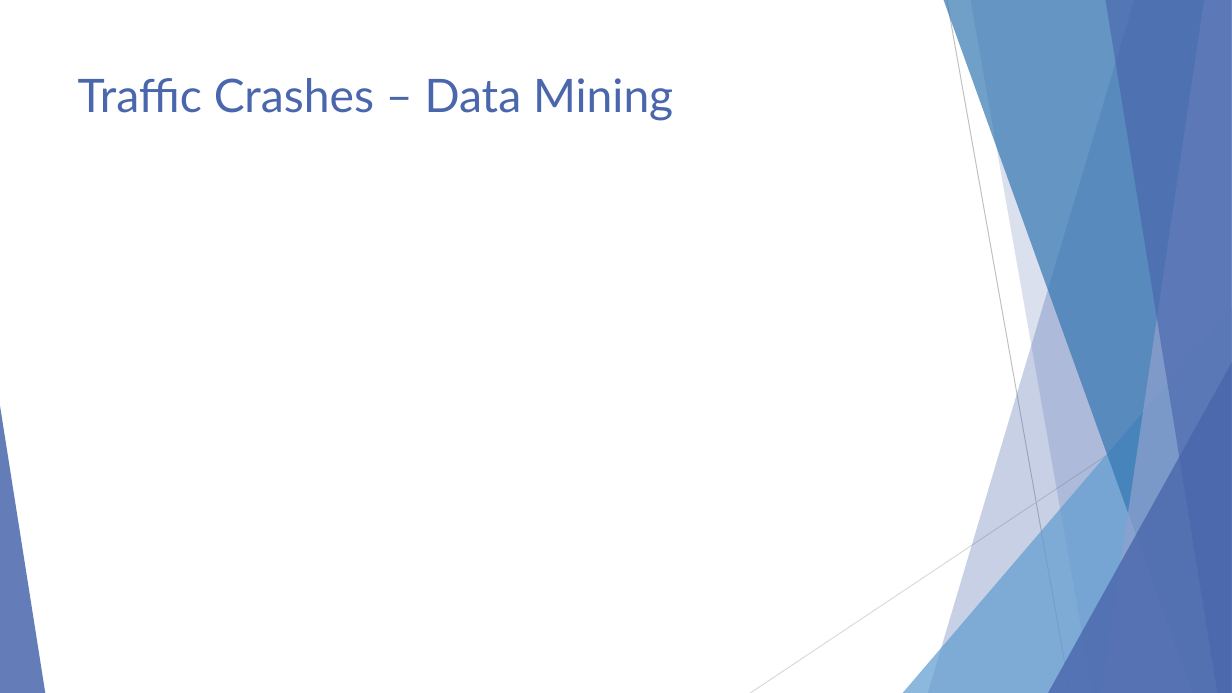
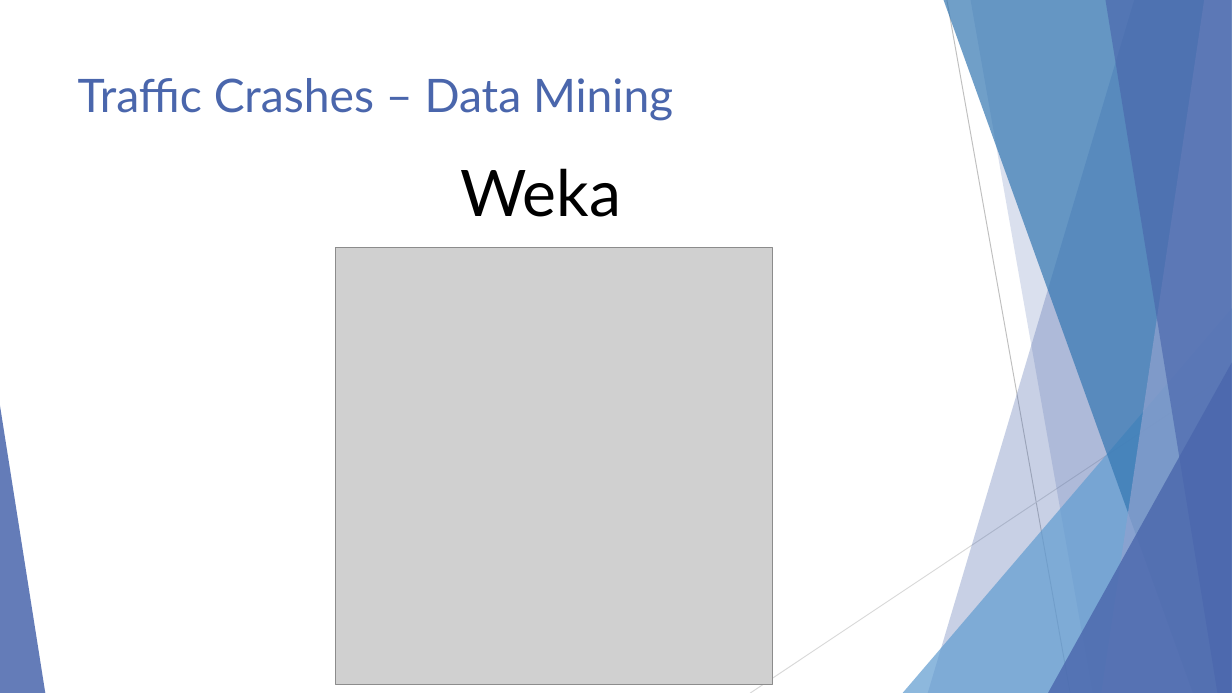
Before and after one commit to ndarwich/Crash-Analysis, a slide deck: slide 30 of Slides/An Investigation.pptx (slide 23 before the commit). Drawn at 1232x693 pixels with LibreOffice and Linux fonts; fonts in the diff are those of the drawing; grey boxes stand for pictures. Boxes give left, top, right and bottom in pixels: in the first picture for what was removed or moved away, otherwise in the second. Text is boxed around its words. In the diff, an @@ line names an element or a change of style, - is before the commit and + after.

```diff
--- a/Slides/An Investigation.pptx
+++ b/Slides/An Investigation.pptx
@@ text added at (460,168,621,217), 50 pt, text #000000 @@
+Weka
@@ picture added at (335,248,773,685) @@
```
Also in this commit, not shown: 20 other slides changed, 17 slides added, 4 slides removed, 1 other file.
